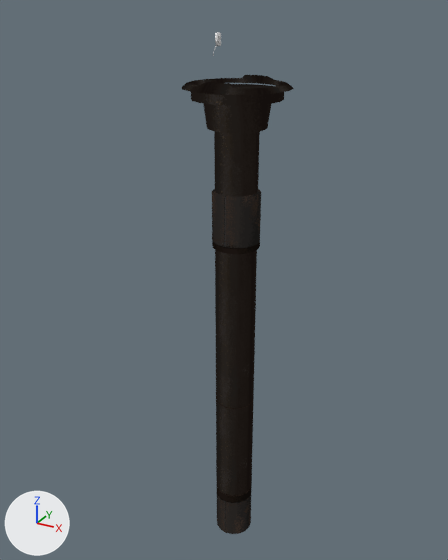
What one commit did to the Blender file EgoFractum/Assets/Models/BlendFiles/modular_map_assets.blend.
The view is the same before and after, from a camera (50 mm lens) standing at (6.39, -12.21, 1.57) and looking at (-0.43, 0.19, -4.64). Every picture has the same lights, and +X, +Y and +Z are marked at lower left. The first picture is the older version.

Objects in the first picture: 'Cylinder.012', 'ElevatorBase' and 1 more.
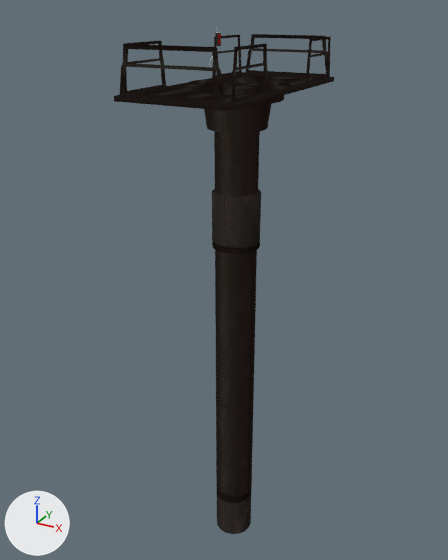
Boxes [x1, y1, x2, y2] around the edits, measured in the pictures (448 x 560 px):
'Elevator', shown
    after: [114, 34, 334, 111]
'Ground.001', shown
    after: [147, 75, 312, 103]

The change in detail:
Object 'Elevator' (ob_elevator) is now shown.
Object 'Ground.001' (ob_ground_001) is now shown.
